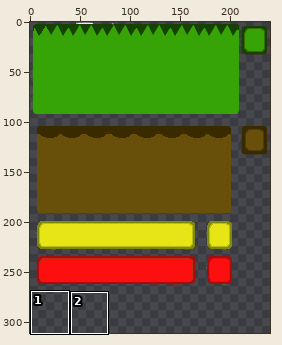
Sprite sheet: GGJ2015/Assets/Art/tileset.png. The first picture is a wide view before the edit; the outline marks the close-up.
Close-up. Before the commit:
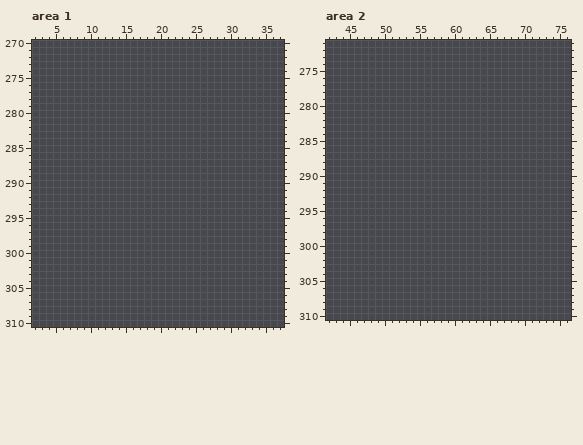
The file is 240x320 pixels. Pixels under 10% opacity are left out. Colours within 5 levels of each other are drawn and written as one. Shown: area 1: x 2..37, y 270..310; area 2: x 42..76, y 271..310. The wide view leaves out empty margins.
Palette (. is transparent): 
After the commit:
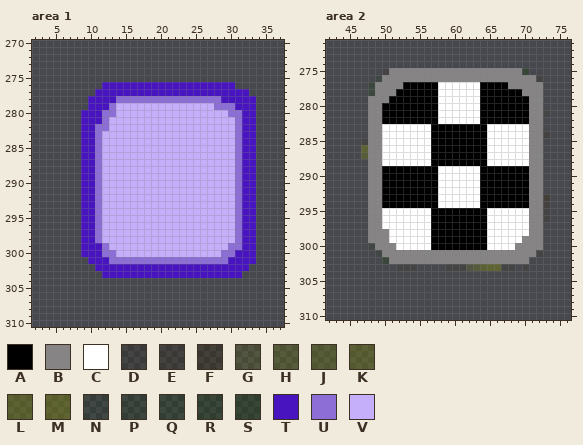
Colours new in this view: A #000000  B #868484  C #ffffff  D #3a2a001f  E #3a2a002f  F #3a2a0043  G #7f8a0c34  H #7f8a0c48  J #7f8a0c51  K #7f8a0c5d  L #7f8a0c66  M #7f8a0c6e  N #15410220  P #1541022e  Q #15410236  R #15410245  S #1541024d  T #4814c0  U #8d6ed7  V #c5affa
Commit message: Updated Tileset UPDATE: Purple tile is starting point, checkered tile is finishing point.
Difference:
Changed rows in their new state; - is an unchanged pixel.
Area 1:
first column x 9:
276 ---TTTTTTTTTTTTTTTTTTT---
277 --TTTTTTTTTTTTTTTTTTTTTT-
278 -TTTTUUUUUUUUUUUUUUUTTTTT
279 -TTTUVVVVVVVVVVVVVVUUUTTT
280 TTTUUVVVVVVVVVVVVVVVVUUTT
281 TTTUVVVVVVVVVVVVVVVVVVUTT
282 TTUUVVVVVVVVVVVVVVVVVVUTT
283 TTUVVVVVVVVVVVVVVVVVVVUTT
284 TTUVVVVVVVVVVVVVVVVVVVUTT
285 TTUVVVVVVVVVVVVVVVVVVVUTT
286 TTUVVVVVVVVVVVVVVVVVVVUTT
287 TTUVVVVVVVVVVVVVVVVVVVUTT
288 TTUVVVVVVVVVVVVVVVVVVVUTT
289 TTUVVVVVVVVVVVVVVVVVVVUTT
290 TTUVVVVVVVVVVVVVVVVVVVUTT
291 TTUVVVVVVVVVVVVVVVVVVVUTT
292 TTUVVVVVVVVVVVVVVVVVVVUTT
293 TTUVVVVVVVVVVVVVVVVVVVUTT
294 TTUVVVVVVVVVVVVVVVVVVVUTT
295 TTUVVVVVVVVVVVVVVVVVVVUTT
296 TTUVVVVVVVVVVVVVVVVVVVUTT
297 TTUVVVVVVVVVVVVVVVVVVVUTT
298 TTUVVVVVVVVVVVVVVVVVVVUTT
299 TTTUVVVVVVVVVVVVVVVVVUUTT
300 TTTUUVVVVVVVVVVVVVVVUUTTT
301 -TTTUUUUUUUUUUUUUUUUUTTTT
302 --TTTTTTTTTTTTTTTTTTTTTT-
303 ---TTTTTTTTTTTTTTTTTTTT--
Area 2:
first column x 47:
275 ---DBBBBBBBBBBBBBBBBBBBS---
276 --NBBBBBBBBBBBBBBBBBBBBBBD-
277 -QBBBBAAAAACCCCCCAAAABBBBB-
278 -PBBBAAAAAACCCCCCAAAAAABBB-
279 -BBBAAAAAAACCCCCCAAAAAAABB-
280 -BBAAAAAAAACCCCCCAAAAAAABB-
281 -BBAAAAAAAACCCCCCAAAAAAABBD
282 -BBAAAAAAAACCCCCCAAAAAAABB-
283 -BBCCCCCCCAAAAAAAACCCCCCBB-
284 -BBCCCCCCCAAAAAAAACCCCCCBBE
285 DBBCCCCCCCAAAAAAAACCCCCCBB-
286 LBBCCCCCCCAAAAAAAACCCCCCBB-
287 JBBCCCCCCCAAAAAAAACCCCCCBB-
288 -BBCCCCCCCAAAAAAAACCCCCCBB-
289 -BBAAAAAAAACCCCCCAAAAAAABB-
290 -BBAAAAAAAACCCCCCAAAAAAABB-
291 -BBAAAAAAAACCCCCCAAAAAAABB-
292 -BBAAAAAAAACCCCCCAAAAAAABB-
293 -BBAAAAAAAACCCCCCAAAAAAABBF
294 -BBAAAAAAAACCCCCCAAAAAAABBE
295 -BBCCCCCCCAAAAAAAACCCCCCBBD
296 -BBCCCCCCCAAAAAAAACCCCCCBBD
297 -BBCCCCCCCAAAAAAAACCCCCCBB-
298 -BBBCCCCCCAAAAAAAACCCCCCBB-
299 -BBBCCCCCCAAAAAAAACCCCCBBB-
300 -NBBBCCCCCAAAAAAAACCCCBBBB-
301 --NBBBBBBBBBBBBBBBBBBBBBBD-
302 ---RBBBBBBBBBBBBBBBBBBBB---
303 -----DDD----DDDGHKMMDD-D---
